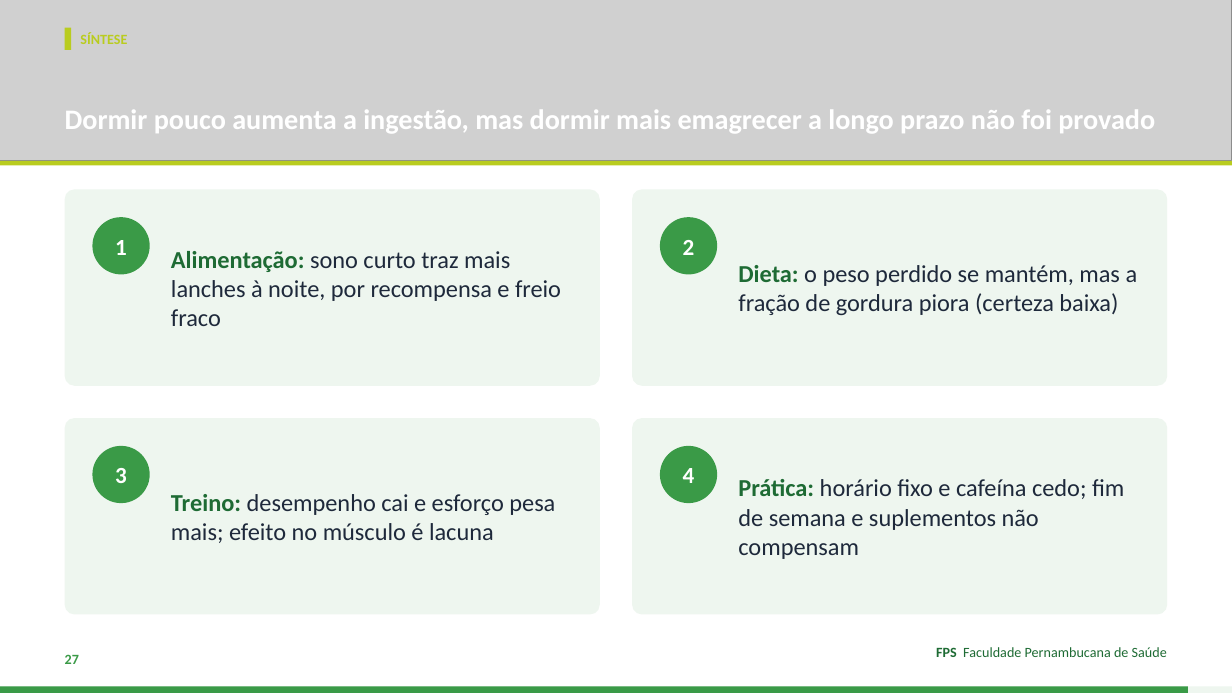
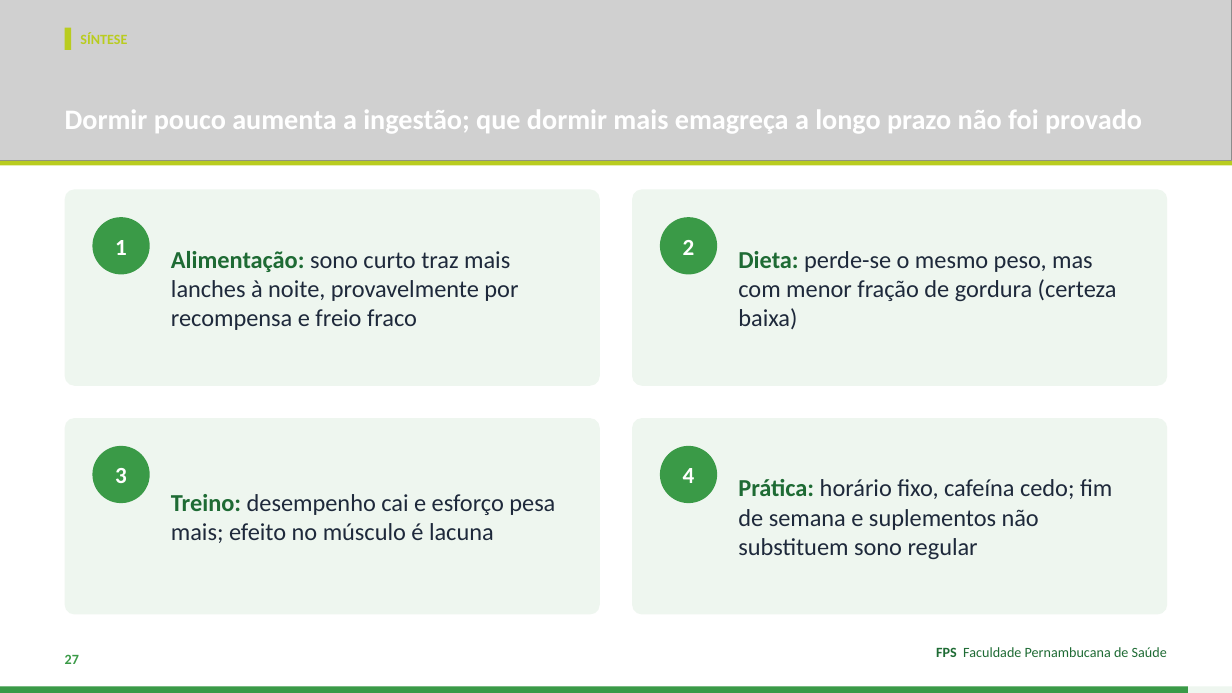
Before and after one commit to Institutomoraisandrade/CRM, a slide deck: slide 27 of trabalho-fps/trabalhos/2026-11-10-sono/apresentacao.pptx. Drawn at 1232x693 pixels with LibreOffice and Linux fonts; fonts in the diff are those of the drawing; grey boxes stand for pictures. Boxes give left, top, right and bottom in pixels: in the first picture for what was removed or moved away, otherwise in the second. Text is boxed around its words. In the diff, an @@ line names an element or a change of style, - is before the commit and + after.

```diff
--- a/trabalho-fps/trabalhos/2026-11-10-sono/apresentacao.pptx
+++ b/trabalho-fps/trabalhos/2026-11-10-sono/apresentacao.pptx
@@ text at (65,110,1142,133): text changed @@
-Dormir pouco aumenta a ingestão, mas dormir mais emagrecer a longo prazo não foi provado
+Dormir pouco aumenta a ingestão; que dormir mais emagreça a longo prazo não foi provado
@@ text at (171,251,518,330): text changed @@
-Alimentação: sono curto traz mais lanches à noite, por recompensa e freio fraco
+Alimentação: sono curto traz mais lanches à noite, provavelmente por recompensa e freio fraco
@@ text at (738,251,1117,329): text changed @@
-Dieta: o peso perdido se mantém, mas a fração de gordura piora (certeza baixa)
+Dieta: perde-se o mesmo peso, mas com menor fração de gordura (certeza baixa)
@@ text at (738,479,1112,559): text changed @@
-Prática: horário fixo e cafeína cedo; fim de semana e suplementos não compensam
+Prática: horário fixo, cafeína cedo; fim de semana e suplementos não substituem sono regular
```
Also in this commit, not shown: 20 other slides changed, 7 other files.
